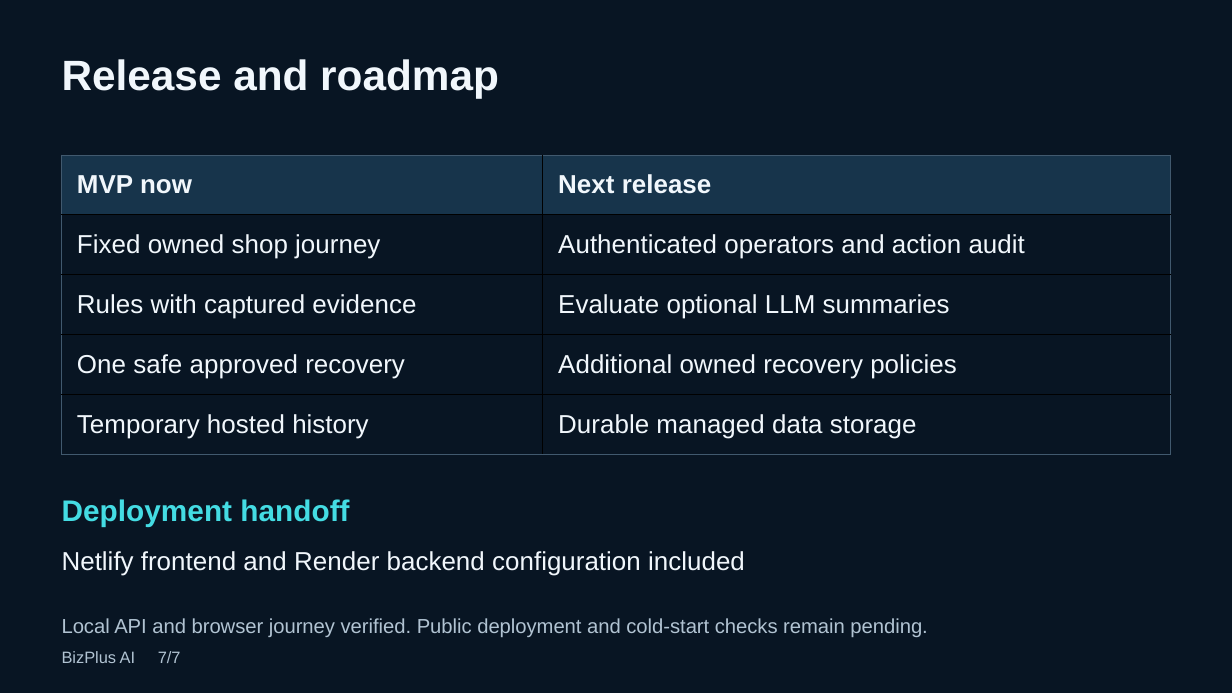
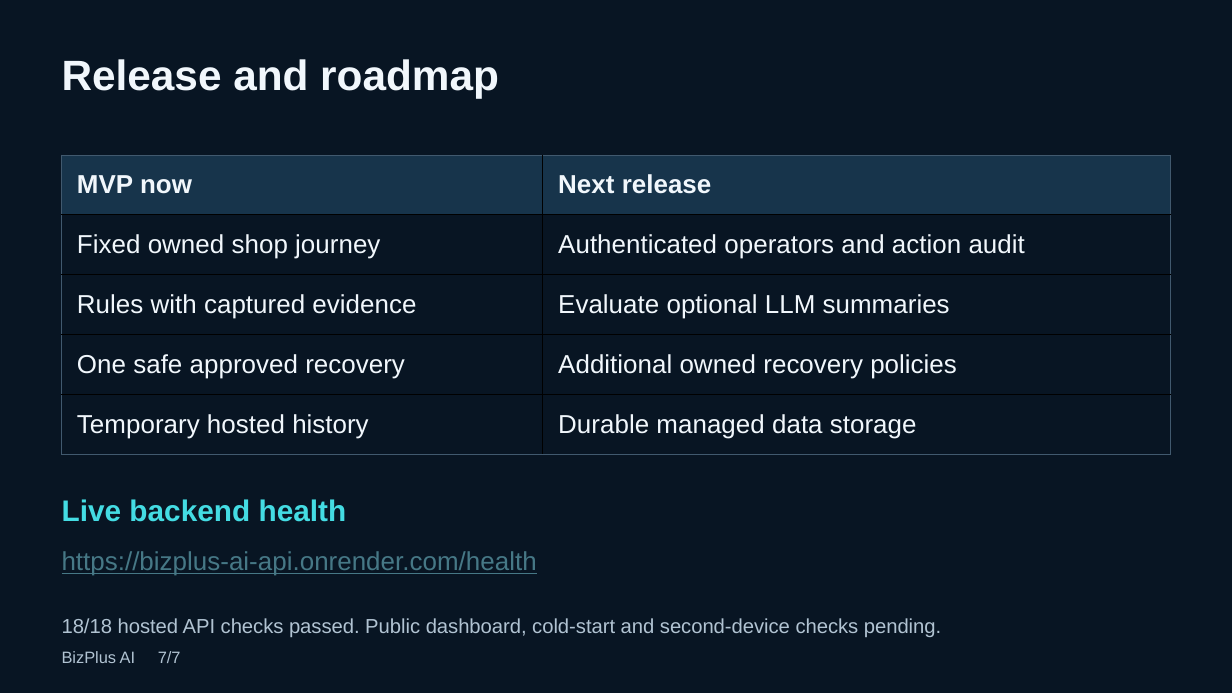
Before and after one commit to Emadfar007/bizplus-ai, a slide deck: slide 7 of artifacts/deliverables/BizPlus AI Pitch Final.pptx. Drawn at 1232x693 pixels with LibreOffice and Linux fonts; fonts in the diff are those of the drawing. Boxes give left, top, right and bottom in pixels: in the first picture for what was removed or moved away, otherwise in the second. Text is boxed around its words. In the diff, an @@ line names an element or a change of style, - is before the commit and + after.

Commit message:
Record verified Render release and reuse backend for Netlify deployment

```diff
--- a/artifacts/deliverables/BizPlus AI Pitch Final.pptx
+++ b/artifacts/deliverables/BizPlus AI Pitch Final.pptx
@@ text at box(62, 499, 347, 522): text changed @@
-Deployment handoff
+Live backend health
@@ text at box(62, 551, 537, 575): text changed; text colour #F1F7FC to #467886 @@
-Netlify frontend and Render backend configuration included
+https://bizplus-ai-api.onrender.com/health
@@ text at box(62, 618, 941, 637): text changed @@
-Local API and browser journey verified. Public deployment and cold-start checks remain pending.
+18/18 hosted API checks passed. Public dashboard, cold-start and second-device checks pending.
```
Also in this commit, not shown: 8 other files.
